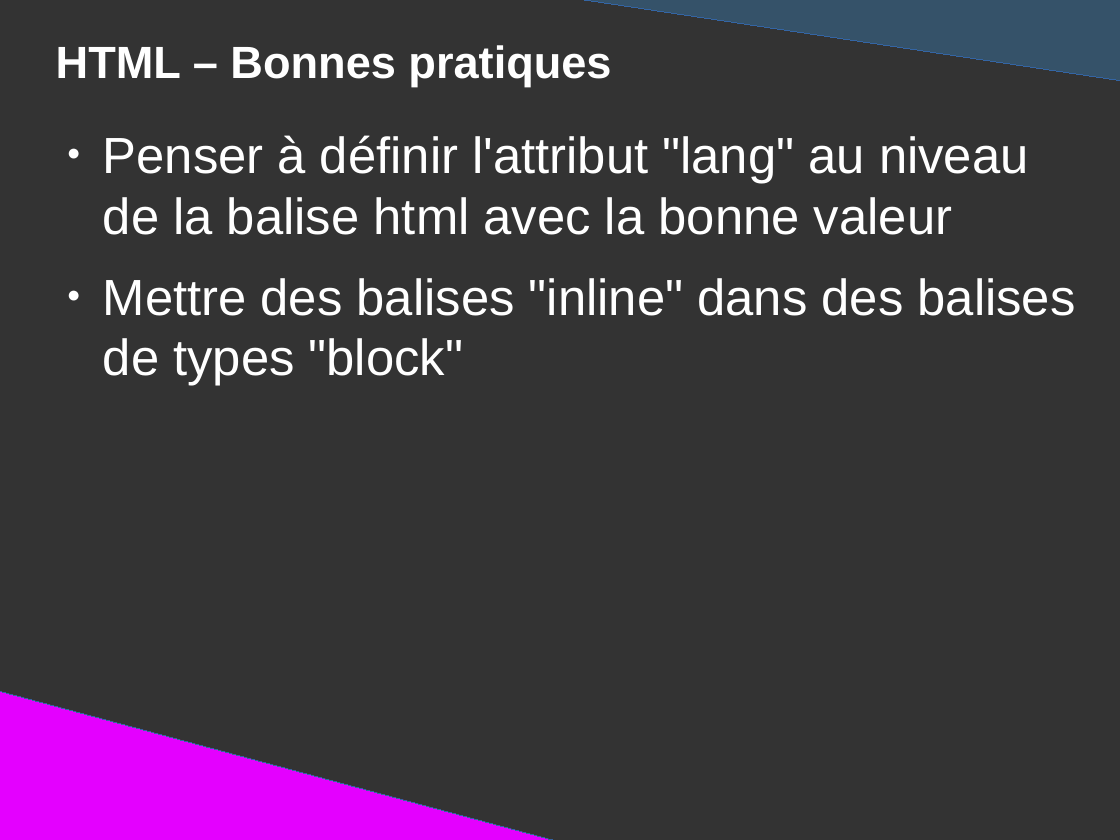
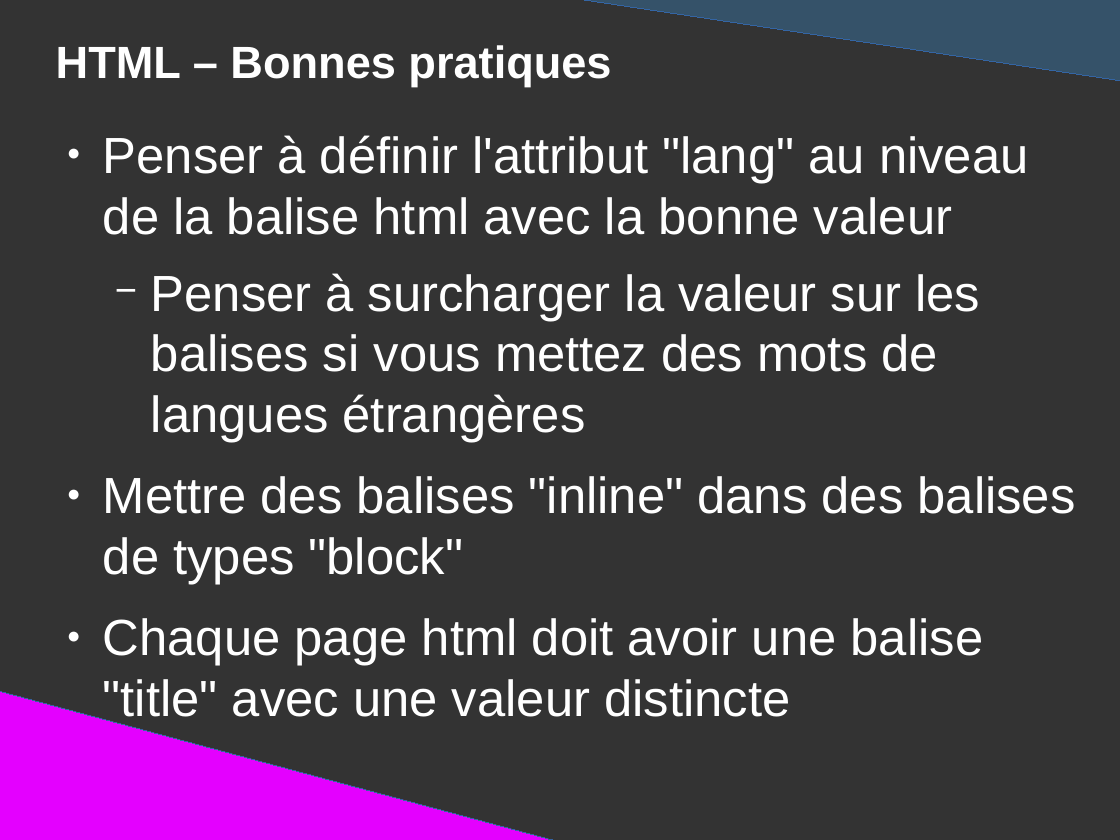
Before and after one commit to DanYellow/presentations, a slide deck: slide 9 of mmi/html/bonnes-pratiques/presentation.odp (slide 8 before the commit). Drawn at 1120x840 pixels with LibreOffice and Linux fonts; fonts in the diff are those of the drawing. Boxes give left, top, right and bottom in pixels: in the first picture for what was removed or moved away, otherwise in the second. Text is boxed around its words. In the diff, an @@ line names an element or a change of style, - is before the commit and + after.

```diff
--- a/mmi/html/bonnes-pratiques/presentation.odp
+++ b/mmi/html/bonnes-pratiques/presentation.odp
@@ text at bbox=[151, 273, 980, 443]: paragraph added @@
+  − Penser à surcharger la valeur sur les balises si vous mettez des mots de langues étrangères
@@ text at bbox=[103, 618, 984, 727]: paragraph added @@
+● Chaque page html doit avoir une balise "title" avec une valeur distincte
```
Also in this commit, not shown: 6 other slides changed, 4 slides added, 30 other files.
